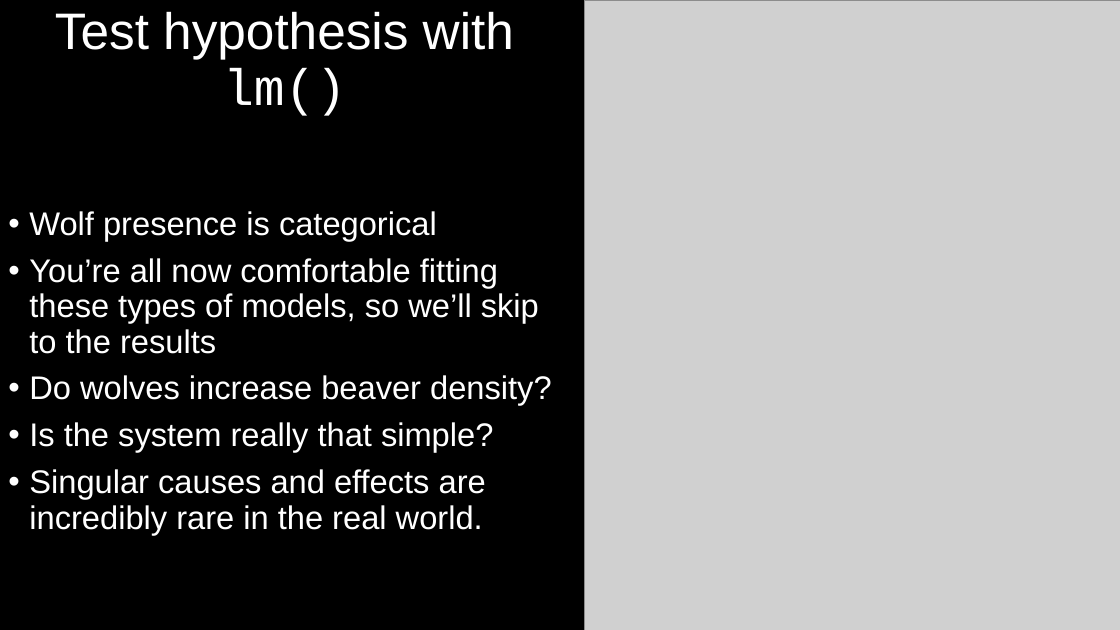
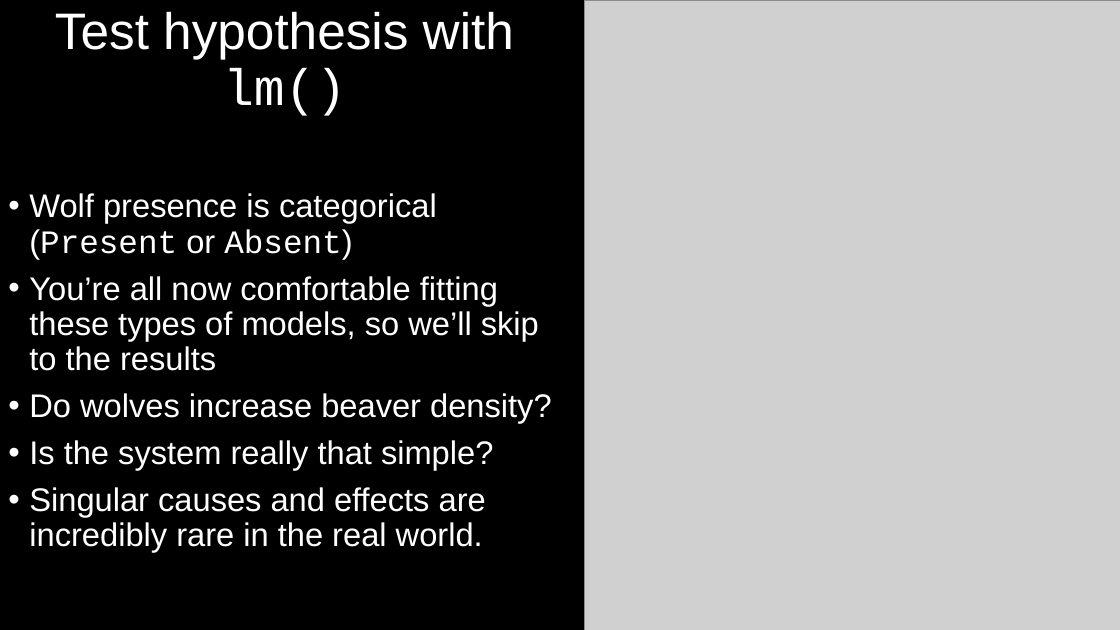
Before and after one commit to DeonRoos/stats-for-biologists, a slide deck: slide 9 of Lecture 9 - Multivariate LM/Slides/Lecutre 7.1 Multiple LM theory.pptx. Drawn at 1120x630 pixels with LibreOffice and Linux fonts; fonts in the diff are those of the drawing; grey boxes stand for pictures. Boxes give left, top, right and bottom in pixels: in the first picture for what was removed or moved away, otherwise in the second. Text is boxed around its words. In the diff, an @@ line names an element or a change of style, - is before the commit and + after.

```diff
--- a/Lecture 9 - Multivariate LM/Slides/Lecutre 7.1 Multiple LM theory.pptx
+++ b/Lecture 9 - Multivariate LM/Slides/Lecutre 7.1 Multiple LM theory.pptx
@@ text at <box>29,193,437,260</box>: text changed @@
-• Wolf presence is categorical
+• Wolf presence is categorical (Present or Absent)
```
Also in this commit, not shown: 6 other slides changed, 11 slides added, 2 slides removed, 9 other files.
